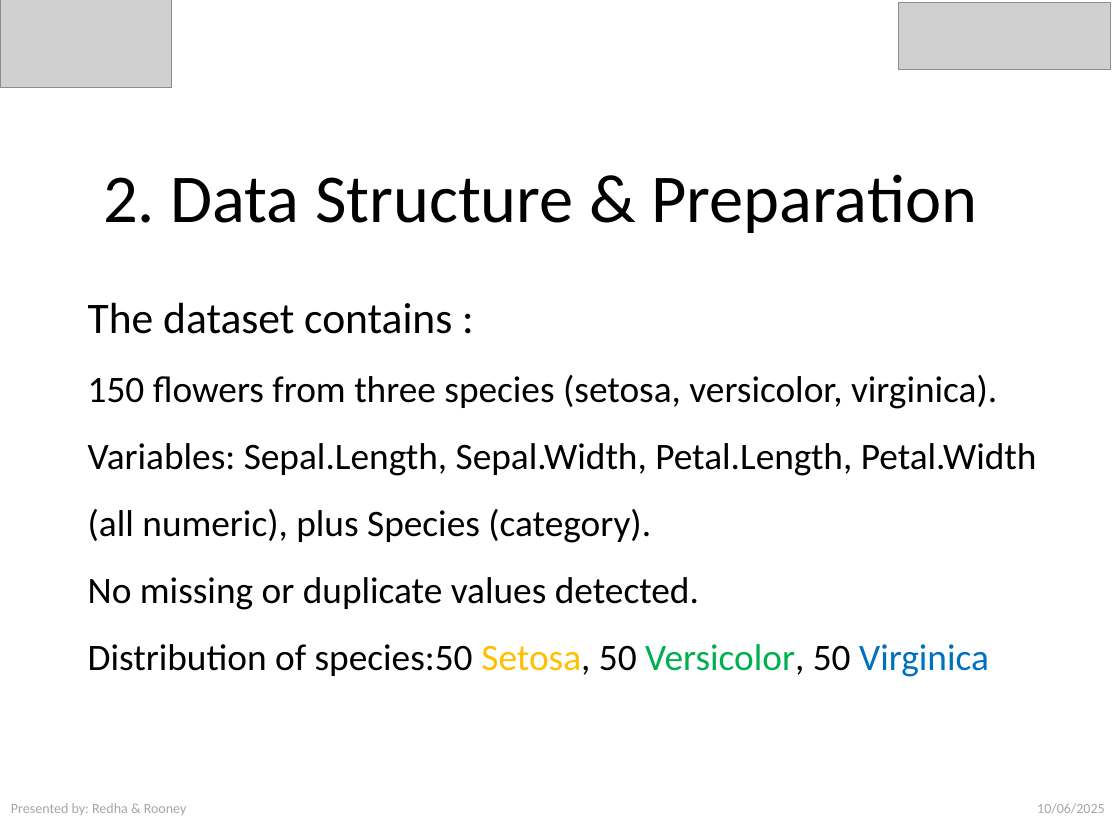
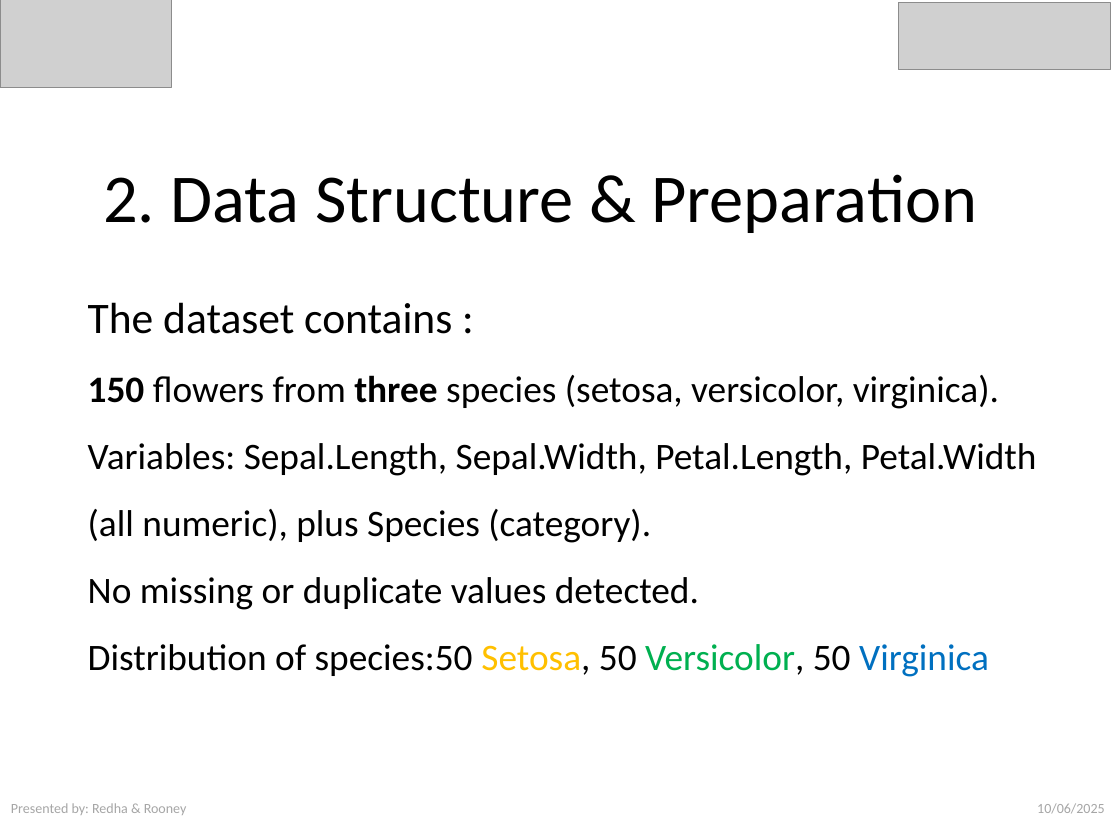
Before and after one commit to RedhaAGGOUN/Botanica-iris, a slide deck: slide 4 of Botanica_Iris_Analysis_Presentation.pptx. Drawn at 1120x840 pixels with LibreOffice and Linux fonts; fonts in the diff are those of the drawing; grey boxes stand for pictures. Boxes give left, top, right and bottom in pixels: in the first picture for what was removed or moved away, otherwise in the second. Text is boxed around its words. In the diff, an @@ line names an element or a change of style, - is before the commit and + after.

```diff
--- a/Botanica_Iris_Analysis_Presentation.pptx
+++ b/Botanica_Iris_Analysis_Presentation.pptx
@@ text at bbox=[88, 375, 999, 409]: bold on in "150 three" @@
```
Also in this commit, not shown: 4 other slides changed, 2 slides added.
